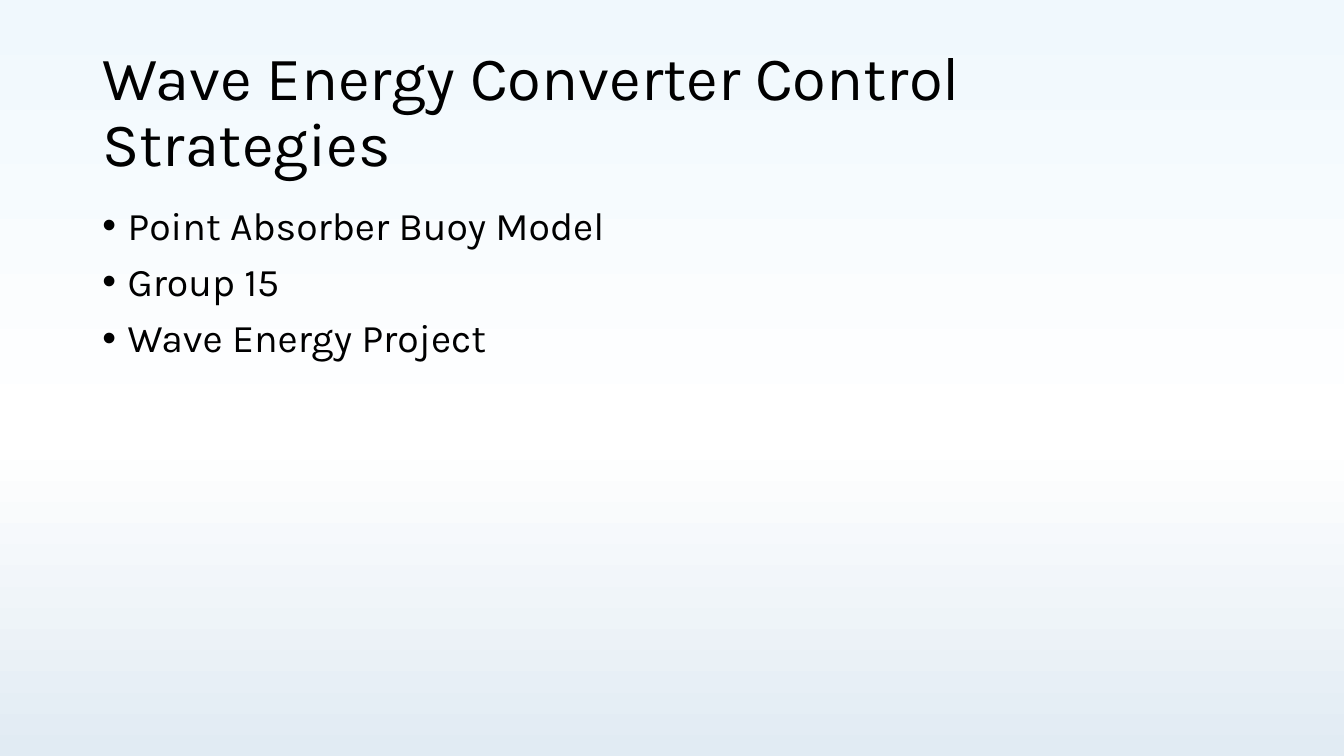
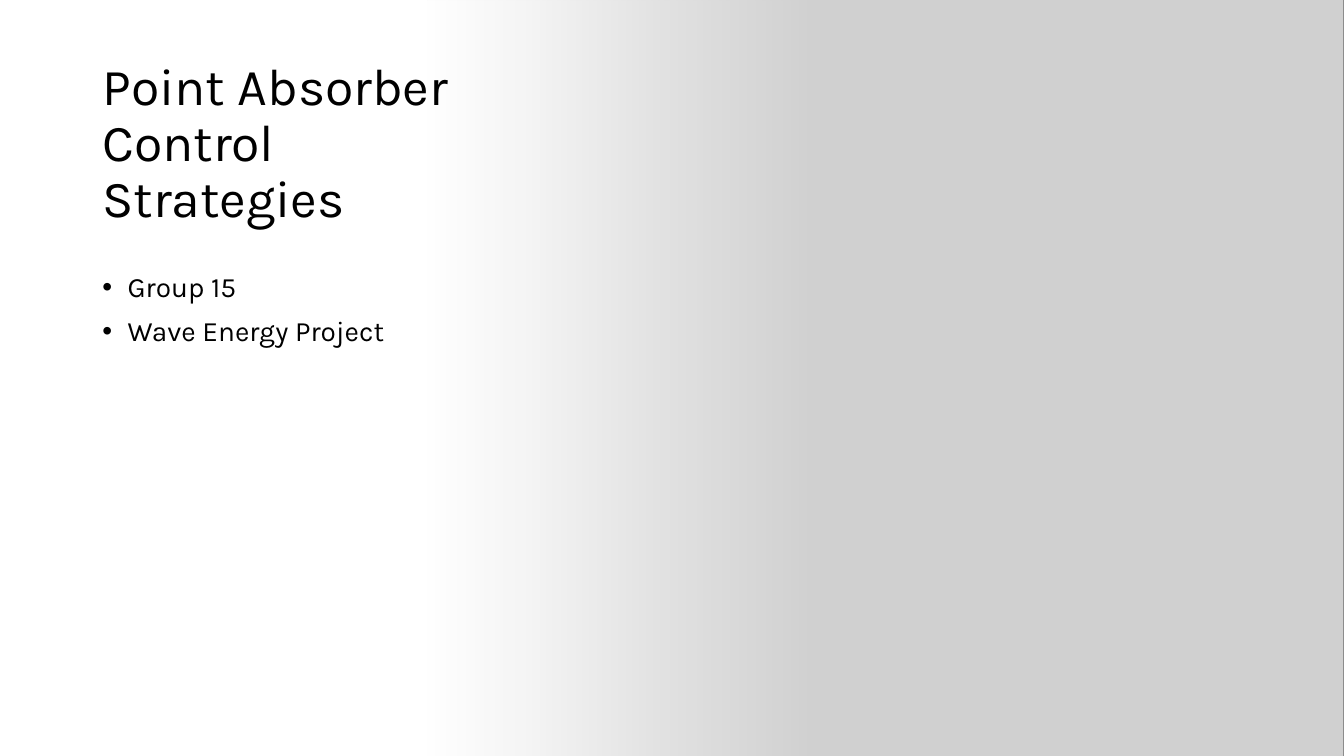
Before and after one commit to lbuckley-jpg/MDM2-Project-2, a slide deck: slide 1 of Presentation/wave_energy_presentation.pptx. Drawn at 1344x756 pixels with LibreOffice and Linux fonts; fonts in the diff are those of the drawing; grey boxes stand for pictures. Boxes give left, top, right and bottom in pixels: in the first picture for what was removed or moved away, otherwise in the second. Text is boxed around its words. In the diff, an @@ line names an element or a change of style, - is before the commit and + after.

```diff
--- a/Presentation/wave_energy_presentation.pptx
+++ b/Presentation/wave_energy_presentation.pptx
@@ background gradient #F0F8FD to #FFFFFF to #E1EBF3 to #FFFFFF @@
@@ rectangle added at [0, 0, 815, 756], fill gradient #FFFFFF @@
@@ picture added at [427, 0, 1344, 756] @@
@@ title at [102, 69, 448, 229]: text changed; size 44 to 37 pt @@
-Wave Energy Converter Control Strategies
+Point Absorber Control Strategies
@@ text at [128, 213, 604, 250]: paragraph removed @@
-• Point Absorber Buoy Model
@@ text "Group 15": place and size @@
-text "Group 15" at [128, 213, 604, 362]
+text "Group 15" at [128, 279, 384, 348]
@@ text "Group 15" at [128, 279, 384, 348]: size 28 to 20 pt @@
```
Also in this commit, not shown: 5 other slides changed, 12 slides added, 1 slide removed, 4 other files.
